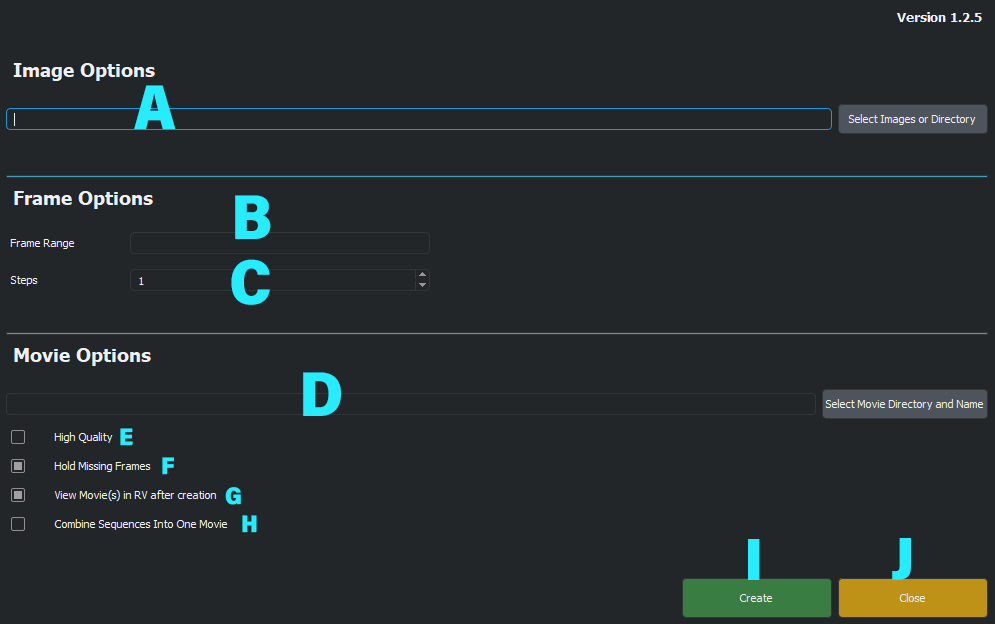
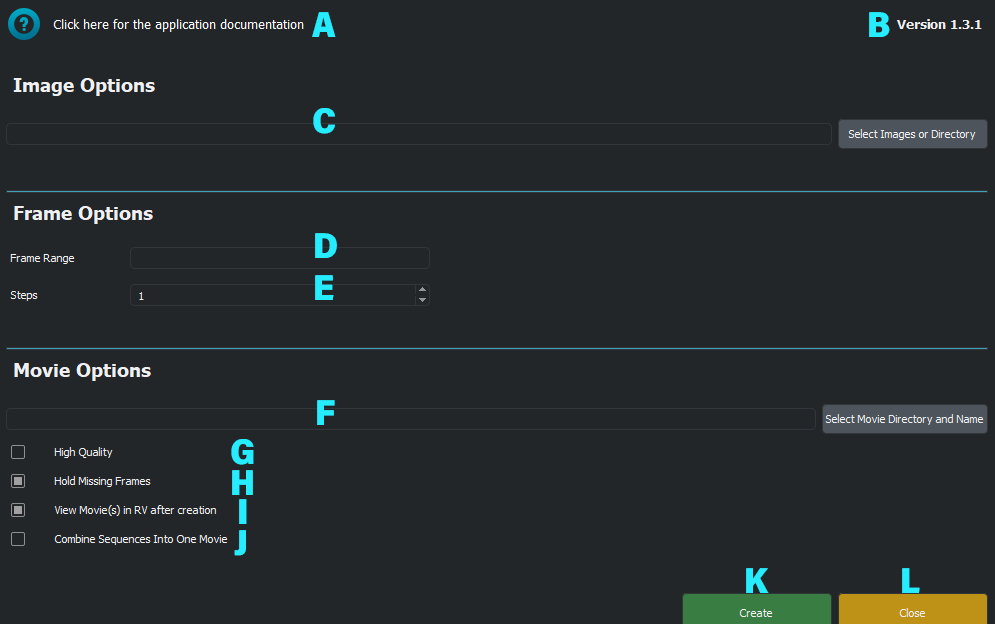
Layer changes from the first (995, 624) image to the second:
added layer "L" above "K" over left=902, top=568, right=920, bottom=593
added layer "K" above "J" over left=746, top=568, right=769, bottom=593
painted on "J" over left=234, top=530, right=911, bottom=580
painted on "I" over left=239, top=499, right=760, bottom=580
painted on "H" over left=232, top=470, right=257, bottom=533
painted on "G" over left=225, top=439, right=254, bottom=505
painted on "F" over left=162, top=400, right=335, bottom=475
painted on "E" over left=120, top=275, right=334, bottom=446
painted on "D" over left=303, top=233, right=341, bottom=416
painted on "C" over left=231, top=108, right=335, bottom=305
painted on "B" over left=235, top=12, right=890, bottom=239
painted on "A" over left=134, top=12, right=336, bottom=129
painted on "Layer 2" over left=6, top=8, right=988, bottom=624
